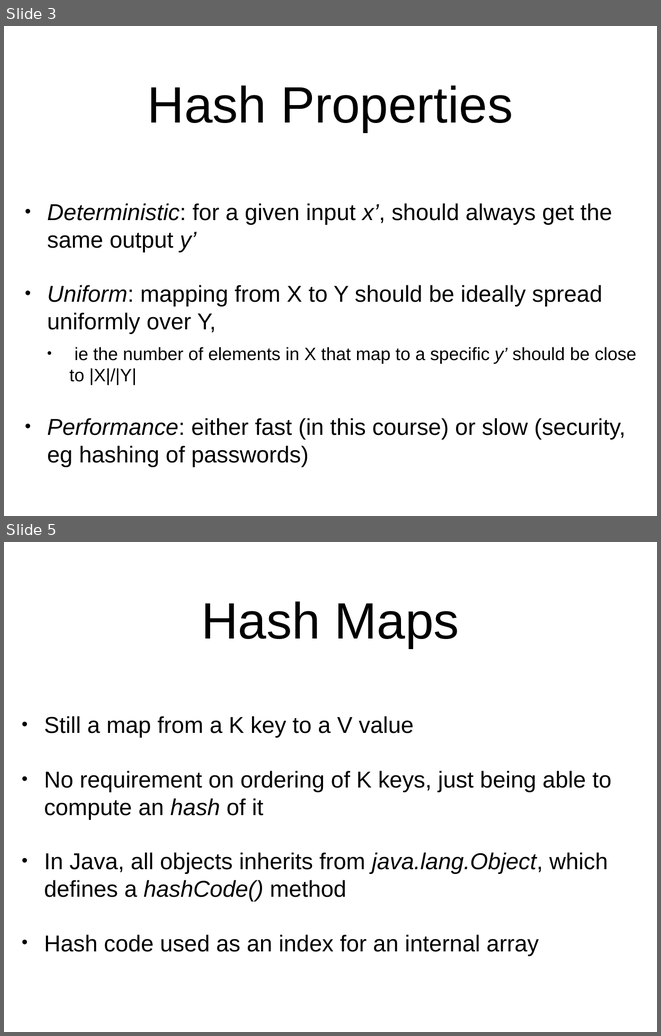
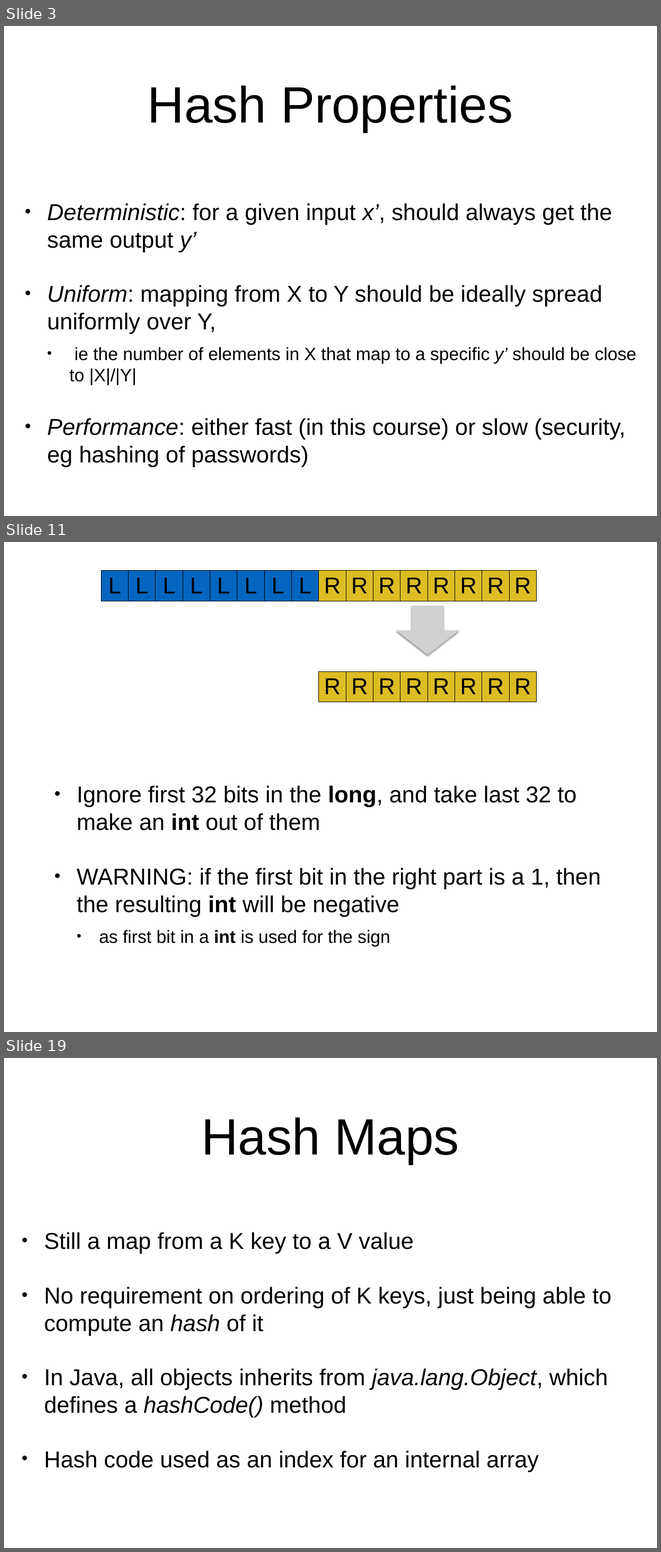
Before and after one commit to arcuri82/algorithms, a slide deck: docs/slides/06/06_hash_maps.pptx. Shown one above the other, each under a label of ours: slides 3 and 5 before the commit, slides 3, 11 and 19 after it; the slides between them are not shown. The pictures are 661x1036 and 661x1552 pixels, drawn with LibreOffice and Linux fonts; fonts in the diff are those of the drawing; grey boxes stand for pictures. Boxes give left, top, right and bottom in pixels: in the first picture for what was removed or moved away, otherwise in the second. Text is boxed around its words. In the diff, an @@ line names an element or a change of style, - is before the commit and + after.

```diff
--- a/docs/slides/06/06_hash_maps.pptx
+++ b/docs/slides/06/06_hash_maps.pptx
@@ slide 11 added at (x1=4, y1=542, x2=657, y2=1032), background #FFFFFF @@
@@ table added at (x1=102, y1=571, x2=535, y2=596), 1 rows, 16 columns @@
+L | L | L | L | L | L | L | L | R | R | R | R | R | R | R | R
@@ picture added at (x1=396, y1=606, x2=459, y2=655) @@
@@ table added at (x1=319, y1=671, x2=536, y2=696), 1 rows, 8 columns @@
+R | R | R | R | R | R | R | R
@@ text added at (x1=77, y1=785, x2=601, y2=946), 36 pt, text #000000 @@
+• Ignore first 32 bits in the long, and take last 32 to make an int out of them
+• WARNING: if the first bit in the right part is a 1, then the resulting int will be negative
+  • as first bit in a int is used for the sign
@@ what was slide 5 is now slide 19 @@
```
Also in this commit, not shown: 5 slides changed, 18 other slides added, 9 other files.
